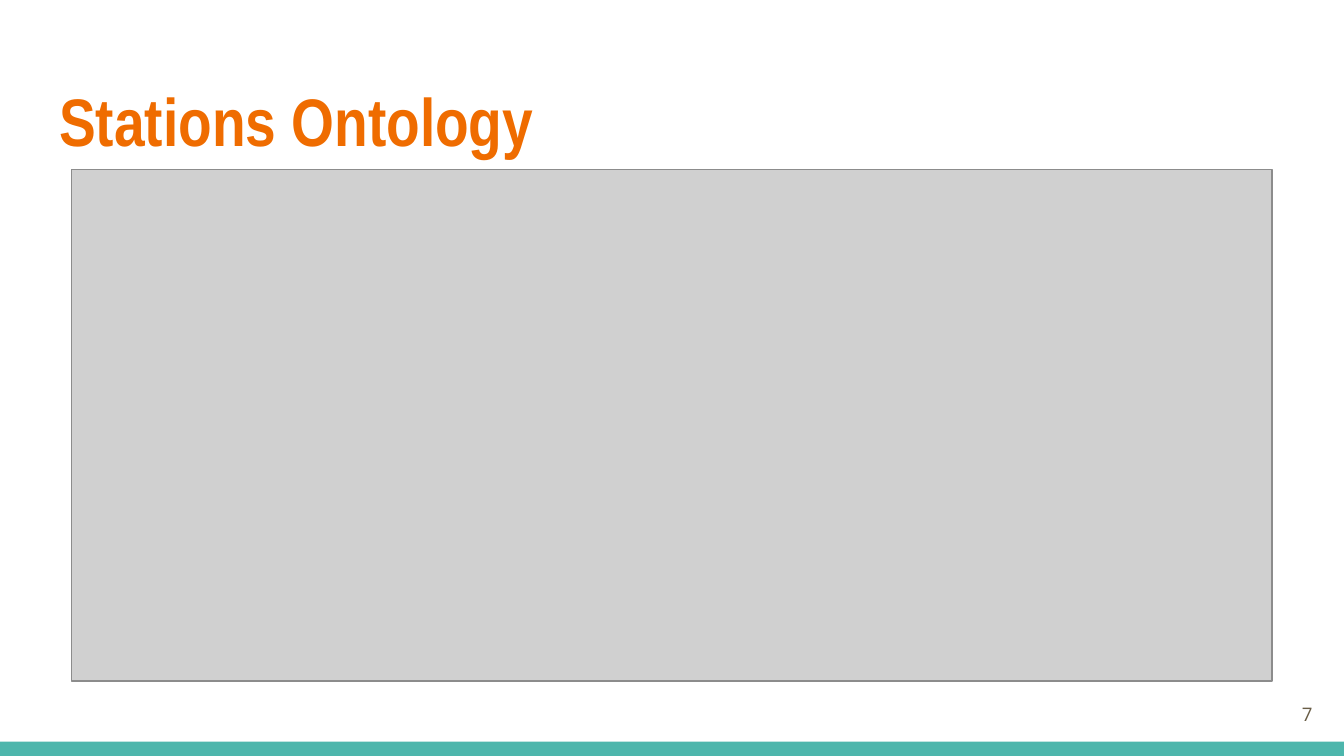
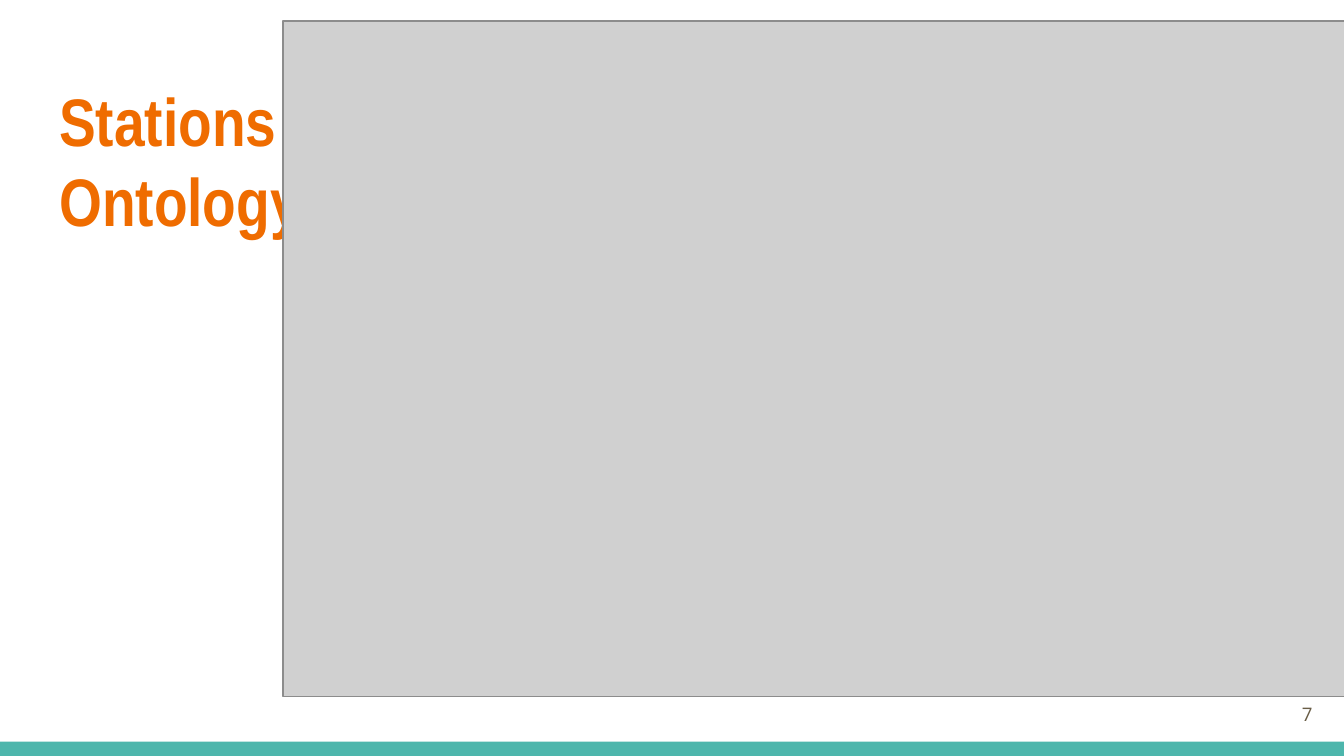
Before and after one commit to rgmprabodha/semanticwebroject, a slide deck: slide 7 of Public Bike System Equiped by Semantic Web.pptx. Drawn at 1344x756 pixels with LibreOffice and Linux fonts; fonts in the diff are those of the drawing; grey boxes stand for pictures. Boxes give left, top, right and bottom in pixels: in the first picture for what was removed or moved away, otherwise in the second. Text is boxed around its words. In the diff, an @@ line names an element or a change of style, - is before the commit and + after.

```diff
--- a/Public Bike System Equiped by Semantic Web.pptx
+++ b/Public Bike System Equiped by Semantic Web.pptx
@@ picture: place and size @@
-picture at (71, 169, 1271, 681)
+picture at (284, 22, 1344, 698)
@@ title "Stations Ontology" rewrapped from (59, 97, 534, 158) to (59, 97, 301, 239) @@
```
Also in this commit, not shown: 1 slide added, 1 slide removed, 4 other files.
